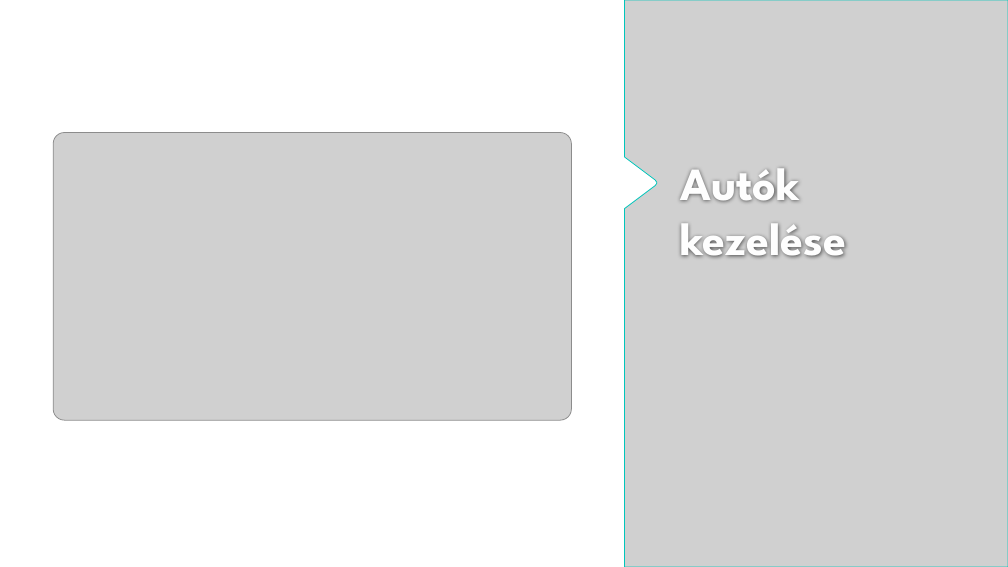
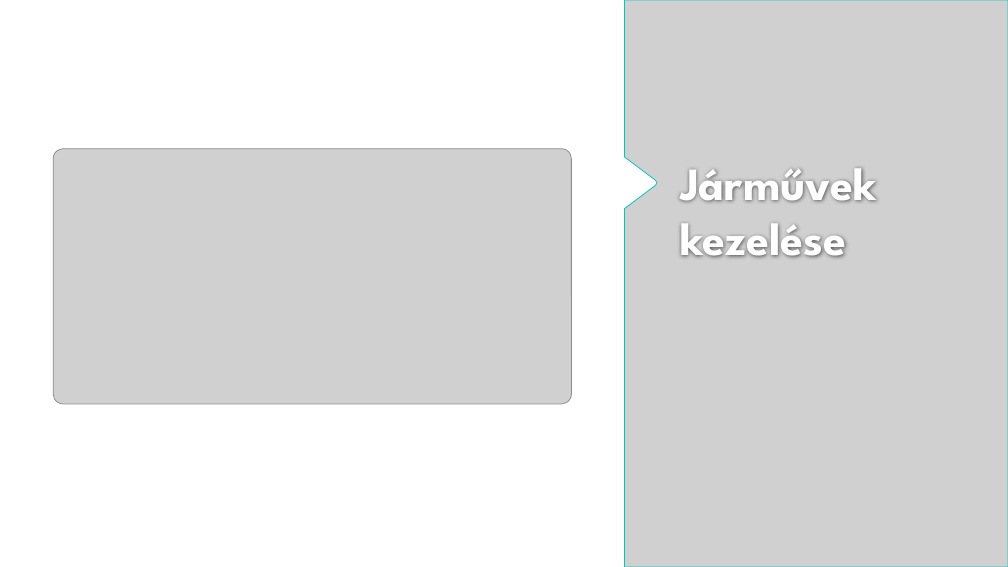
Before and after one commit to Andris2579/automuhely, a slide deck: slide 17 of Autóműhely.pptx (slide 13 before the commit). Drawn at 1008x567 pixels with LibreOffice and Linux fonts; fonts in the diff are those of the drawing; grey boxes stand for pictures; background and template pictures are left out. Boxes give left, top, right and bottom in pixels: in the first picture for what was removed or moved away, otherwise in the second. Text is boxed around its words. In the diff, an @@ line names an element or a change of style, - is before the commit and + after.

```diff
--- a/Autóműhely.pptx
+++ b/Autóműhely.pptx
@@ picture: place and size @@
-picture at [53, 132, 571, 420]
+picture at [53, 149, 571, 405]
@@ title at [680, 169, 877, 258]: text changed @@
-Autók kezelése
+Járművek kezelése
```
Also in this commit, not shown: 9 other slides changed, 9 slides added, 4 slides removed.
